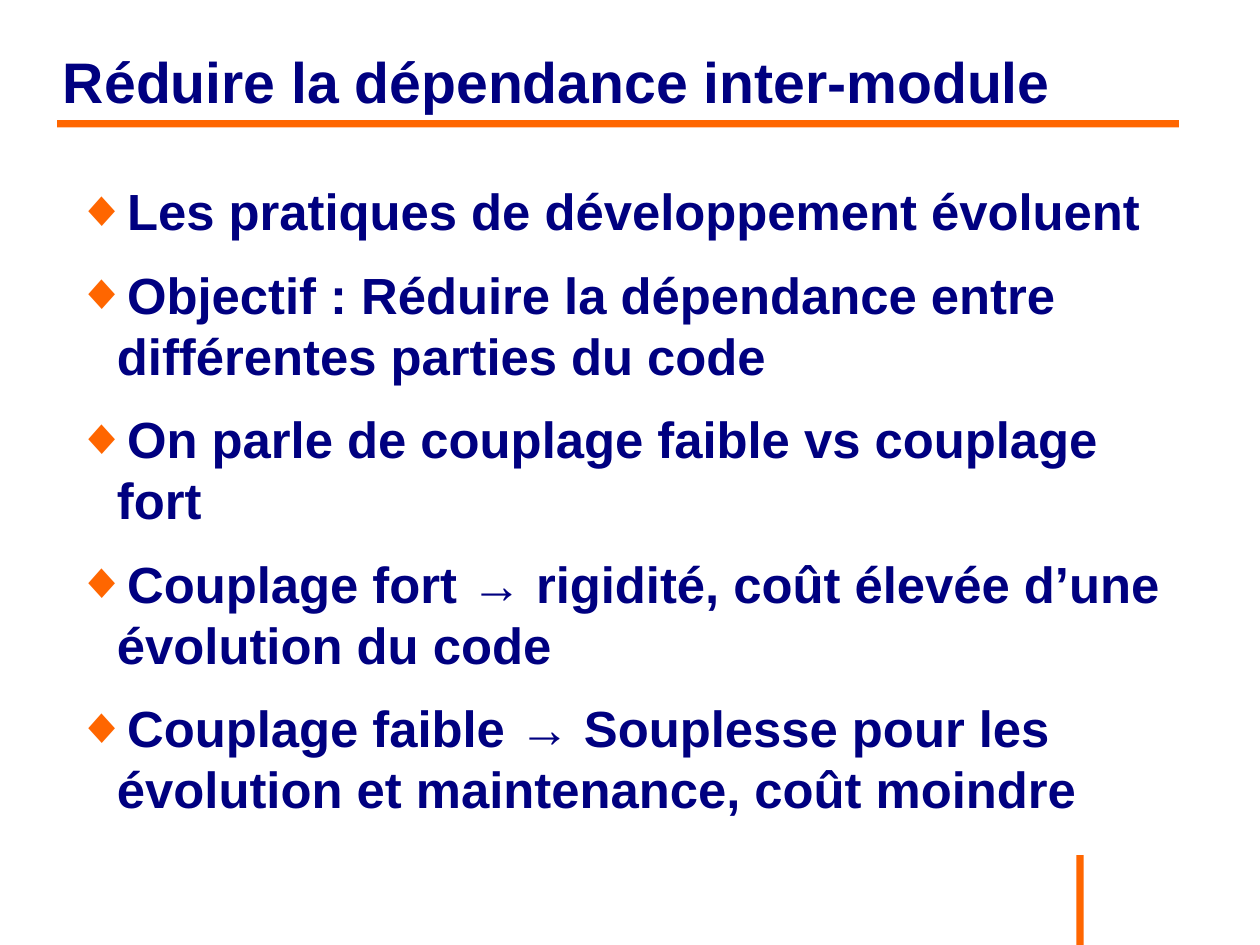
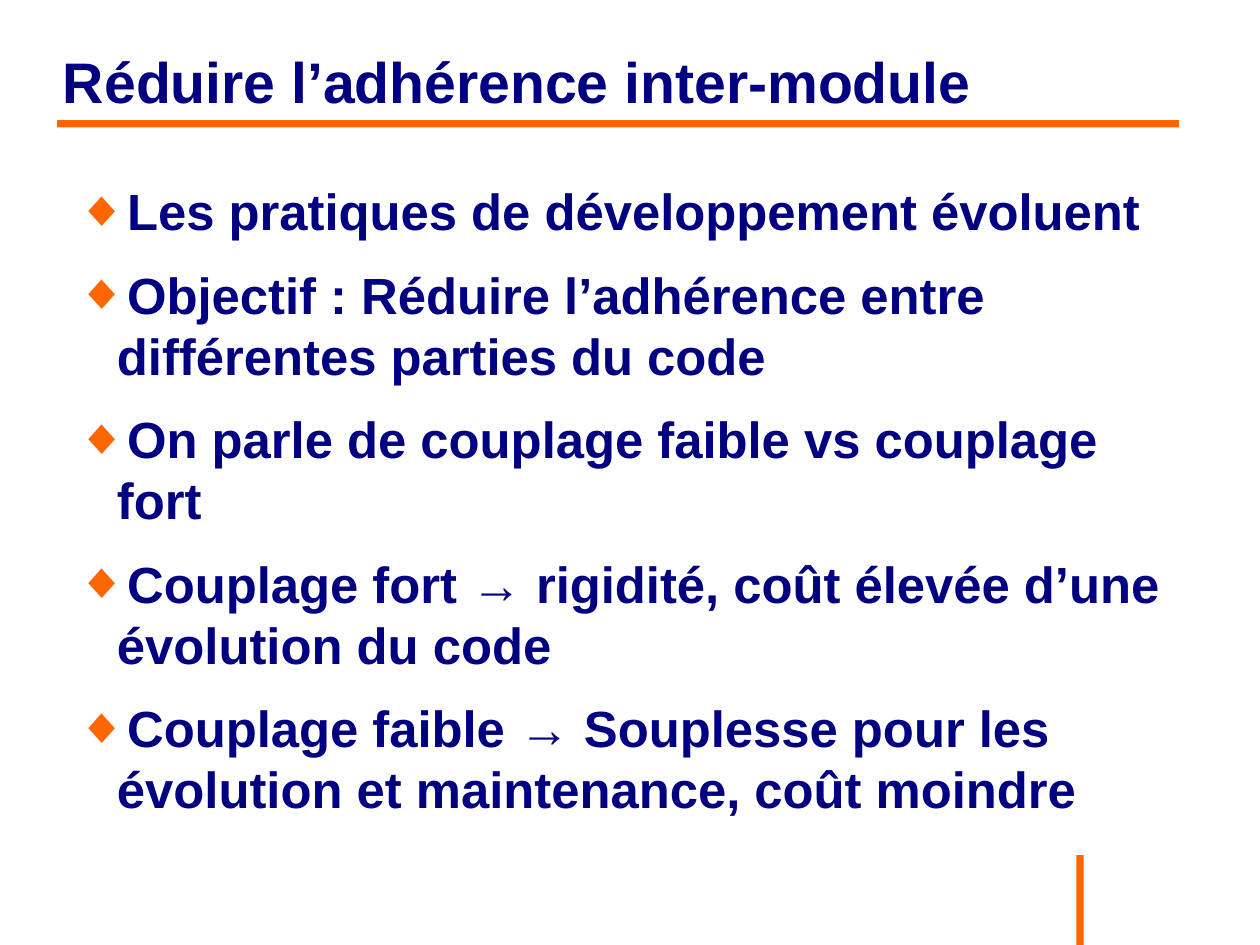
Before and after one commit to philphils/formation-spring, a slide deck: slide 9 of Documentation/diapo_formation_spring.odp. Drawn at 1260x945 pixels with LibreOffice and Linux fonts; fonts in the diff are those of the drawing; background and template pictures are left out. Boxes give left, top, right and bottom in pixels: in the first picture for what was removed or moved away, otherwise in the second. Text is boxed around its words. In the diff, an @@ line names an element or a change of style, - is before the commit and + after.

Commit message:
Correction partie 1 apres inter iteration

```diff
--- a/Documentation/diapo_formation_spring.odp
+++ b/Documentation/diapo_formation_spring.odp
@@ title at (63,61,971,104): text changed @@
-Réduire la dépendance inter-module
+Réduire l’adhérence inter-module
@@ text at (117,276,984,385): text changed @@
-◆ Objectif : Réduire la dépendance entre différentes parties du code
+◆ Objectif : Réduire l’adhérence entre différentes parties du code
```
Also in this commit, not shown: 14 other slides changed, 7 slides added, 1 slide removed.
